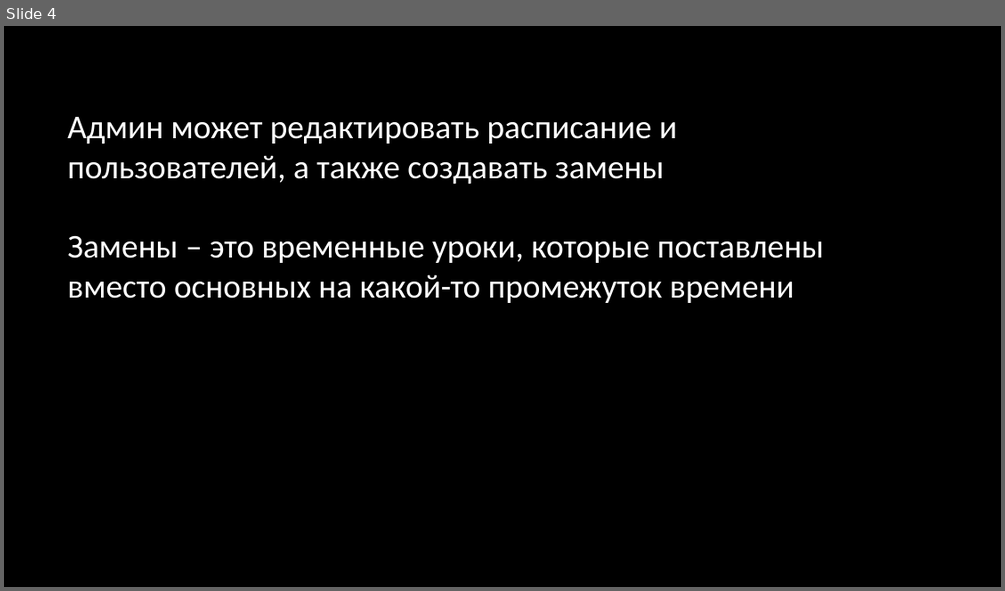
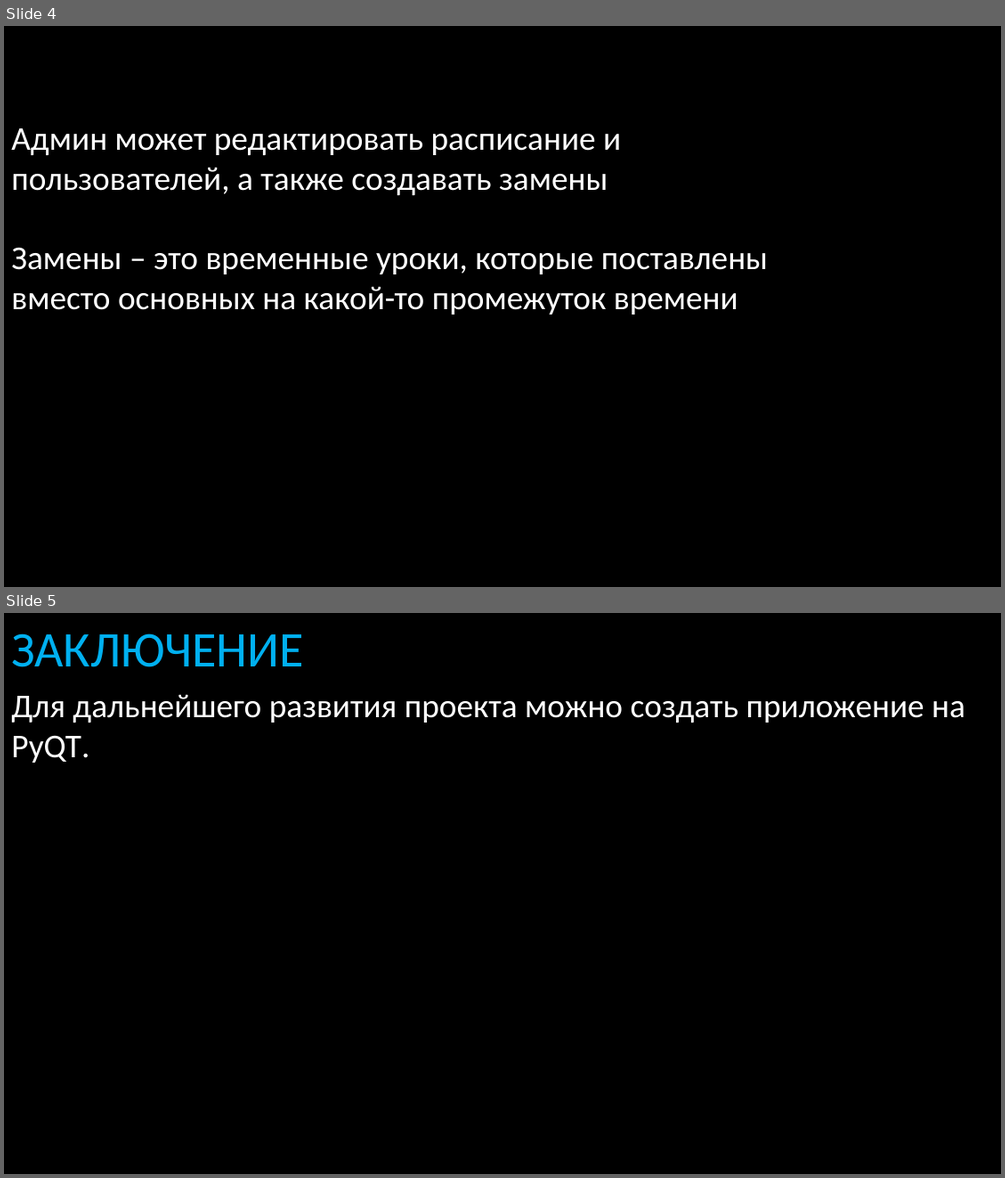
Before and after one commit to Anton-beep/flaskProjectTable, a slide deck: Time_Table.pptx. Shown one above the other, each under a label of ours: slide 4 before the commit, slides 4 and 5 after it. The pictures are 1005x591 and 1005x1178 pixels, drawn with LibreOffice and Linux fonts; fonts in the diff are those of the drawing; background and template pictures are left out. Boxes give left, top, right and bottom in pixels: in the first picture for what was removed or moved away, otherwise in the second. Text is boxed around its words. In the diff, an @@ line names an element or a change of style, - is before the commit and + after.

```diff
--- a/Time_Table.pptx
+++ b/Time_Table.pptx
@@ slide 5 added at bbox=[4, 613, 1001, 1174], background picture (left out) @@
@@ text added at bbox=[11, 633, 303, 667], 48 pt, text #00B0F0 @@
+ЗАКЛЮЧЕНИЕ
@@ text added at bbox=[11, 694, 965, 763], 32 pt, text #FFFFFF @@
+Для дальнейшего развития проекта можно создать приложение на PyQT.
@@ slide 4 changed as well @@
@@ title "Админ может редактировать расписание и ...": place and size @@
-title "Админ может редактировать расписание и ..." at bbox=[67, 117, 824, 303]
+title "Админ может редактировать расписание и ..." at bbox=[11, 128, 768, 314]
```
Also in this commit, not shown: 2 other slides changed, 1 other slide added, 1 slide removed, 1 other file.
